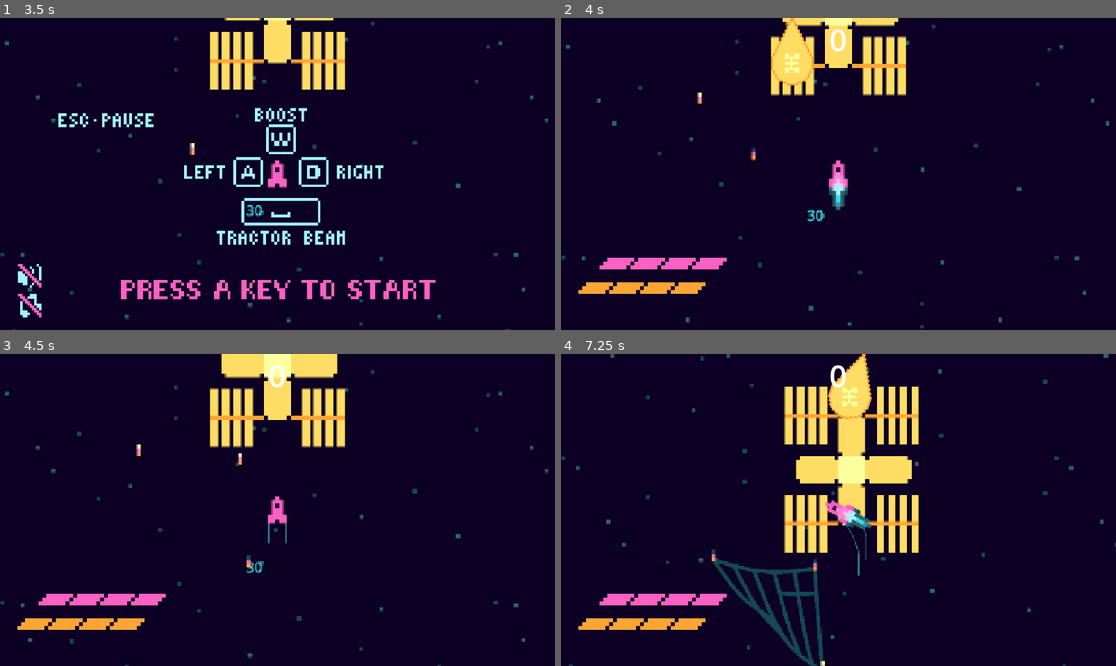
Above: before the commit, frames 1-4 (two rows, left to right).
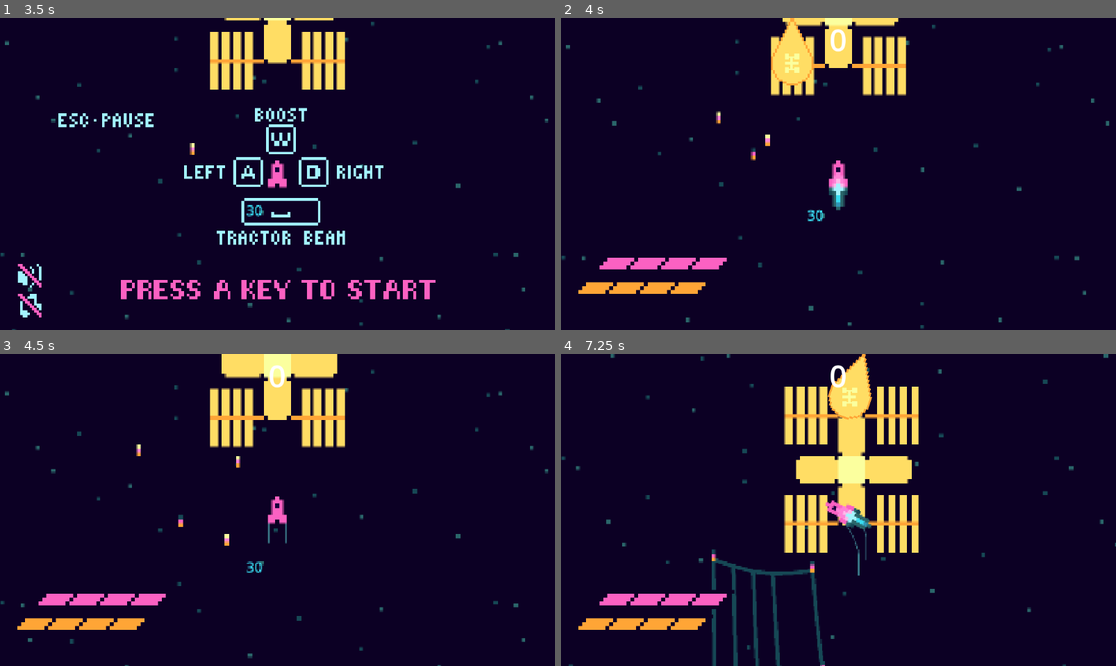
Above: after the commit, the same moments.

Repository: Salkin-Niklas/exgat
Game: Godot game, scene res://scenes/world.tscn
Same seed, same stepped clock (60 frames per second), same inputs: the game is played once before the commit and once after it.
Inputs (mouse positions are in pixels of both pictures, inside the frame that each line leads up to):
- Up to frame 1 (3.5 s): click (33, 276) at 0.5 s; click (33, 276) at 1.25 s; click (33, 276) at 2 s; click (33, 305) at 2.75 s
- Up to frame 2 (4 s): tap Enter at 3.5 s; hold W (Boost) from 3.53 s (still down)
- Up to frame 3 (4.5 s): release W (Boost) at 4.28 s; tap Space (TractorBeam) at 4.35 s
- Up to frame 4 (7.25 s): hold A (TurnL) 5.03-5.78 s; tap D (TurnR) at 5.85 s; hold W (Boost) from 6.53 s (still down)

Frame 1 is identical in both runs. In frame 2, 0.1% of the frame differs, in the area x 24-38%, y 23-42%; in frame 3, 0.1%; in frame 4, 2.2%, in the area x 27-48%, y 65-100%.

Commit message:
WIP: collection net

Diff:
--- a/scenes/collection_area.tscn
+++ b/scenes/collection_area.tscn
@@ -4,6 +4,7 @@
 [ext_resource type="PackedScene" uid="uid://cfcjwn8yjflys" path="res://scenes/collection_net.tscn" id="2_2eubv"]
 
 [sub_resource type="SystemFont" id="SystemFont_jfbh3"]
+subpixel_positioning = 0
 
 [node name="Node2D" type="Node2D"]
 script = ExtResource("1_jfbh3")
@@ -29,4 +30,5 @@
 wait_time = 0.25
 autostart = true
 
+[connection signal="body_entered" from="Net" to="." method="_on_net_body_entered"]
 [connection signal="timeout" from="BeaconTimer" to="." method="_on_beacon_timer_timeout"]
--- a/scenes/collection_net.tscn
+++ b/scenes/collection_net.tscn
@@ -9,6 +9,7 @@
 
 [node name="Net" type="Area2D"]
 scale = Vector2(8, 8)
+disable_mode = 2
 script = ExtResource("1_4slge")
 n1 = Vector2(20, 20)
 n2 = Vector2(40, 25)
@@ -44,3 +45,5 @@
 autoplay = "default"
 frame_progress = 0.63561934
 offset = Vector2(0, -1)
+
+[connection signal="body_entered" from="." to="." method="_on_body_entered"]
--- a/scripts/collection_area.gd
+++ b/scripts/collection_area.gd
@@ -25,15 +25,15 @@
 
 func  _process(delta: float) -> void:
 	if is_translating < 4:
-		if is_translating > 0:
-			$Net.n1 = goal_n1#($Net.n1-goal_n1).normalized() * delta
-		if is_translating > 1:
-			$Net.n2 = goal_n2#($Net.n2-goal_n2).normalized() * delta
-		if is_translating > 2:
-			$Net.n3 = goal_n3#($Net.n3-goal_n3).normalized() * delta
-		if is_translating > 3:
-			$Net.n4 = goal_n4#($Net.n4-goal_n4).normalized() * delta
-		if $Net.n1 == goal_n1 and $Net.n2 == goal_n2 and $Net.n3 == goal_n3 and $Net.n4 == goal_n4:
+		if is_translating >= 0 and not round($Net.n1) == round(goal_n1):
+			$Net.n1 = $Net.n1-(($Net.n1-goal_n1).normalized() * delta * BEACON_SPEED).limit_length(min(($Net.n1-goal_n1).length(), BEACON_SPEED))
+		if is_translating >= 1 and not round($Net.n2) == round(goal_n2):
+			$Net.n2 = $Net.n2-(($Net.n2-goal_n2).normalized() * delta * BEACON_SPEED).limit_length(min(($Net.n2-goal_n2).length(), BEACON_SPEED))
+		if is_translating >= 2 and not round($Net.n3) == round(goal_n3):
+			$Net.n3 = $Net.n3-(($Net.n3-goal_n3).normalized() * delta * BEACON_SPEED).limit_length(min(($Net.n3-goal_n3).length(), BEACON_SPEED))
+		if is_translating >= 3 and not round($Net.n4) == round(goal_n4):
+			$Net.n4 = $Net.n4-(($Net.n4-goal_n4).normalized() * delta * BEACON_SPEED).limit_length(min(($Net.n4-goal_n4).length(), BEACON_SPEED))
+		if round($Net.n1) == round(goal_n1) and round($Net.n2) == round(goal_n2) and round($Net.n3) == round(goal_n3) and round($Net.n4) == round(goal_n4):
 			is_translating += 1
 		$Net.update(0)
 	else:
@@ -41,5 +41,12 @@
 		$Net.update(int(h*20))
 
 func _on_beacon_timer_timeout() -> void:
-	if is_translating >= 0 and is_translating < 5:
+	if is_translating >= 0 and is_translating < 3:
 		is_translating += 1
+
+
+func _on_net_body_entered(body: Node2D) -> void:
+	if body is RigidBody2D:
+		print("Scrap entered Net")
+		body.linear_damp_mode = RigidBody2D.DAMP_MODE_COMBINE
+		body.linear_damp = 0.4
--- a/scripts/collection_net.gd
+++ b/scripts/collection_net.gd
@@ -10,11 +10,13 @@
 @export var mesh_points: int = 5
 
 func update(line_points: int = 23)->void:
-	$CollisionPolygon2D.polygon = PackedVector2Array([n1,n2,n3,n4])
+	$CollisionPolygon2D.set_polygon(PackedVector2Array([n1,n2,n3,n4]))
+
+	#await $CollisionPolygon2D.item_rect_changed
 	$N1.position = n1
 	$N2.position = n2
 	$N3.position = n3
-	$N4.position = n3
+	$N4.position = n4
 	$Line_outer.clear_points()
 	var dist: float = 1./mesh_points
 
@@ -57,3 +59,7 @@
 			line_points -= 1
 			if line_points < 1: return
 			$Line_outer.add_point(lerp(n,ng,dist*j)+Vector2(0,curve_gravity*curve.sample(dist*j)))
+
+
+func _on_body_entered(_body: Node2D) -> void:
+	print("Body entered net!")
